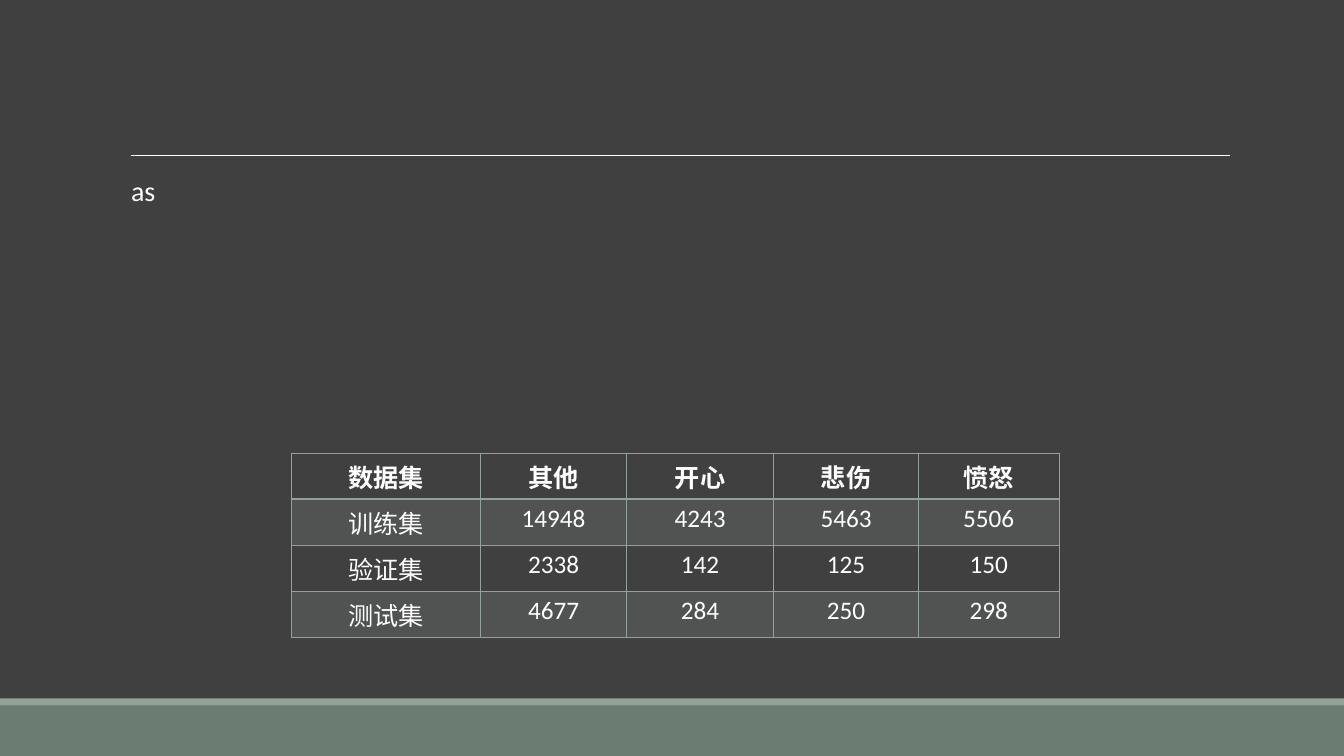
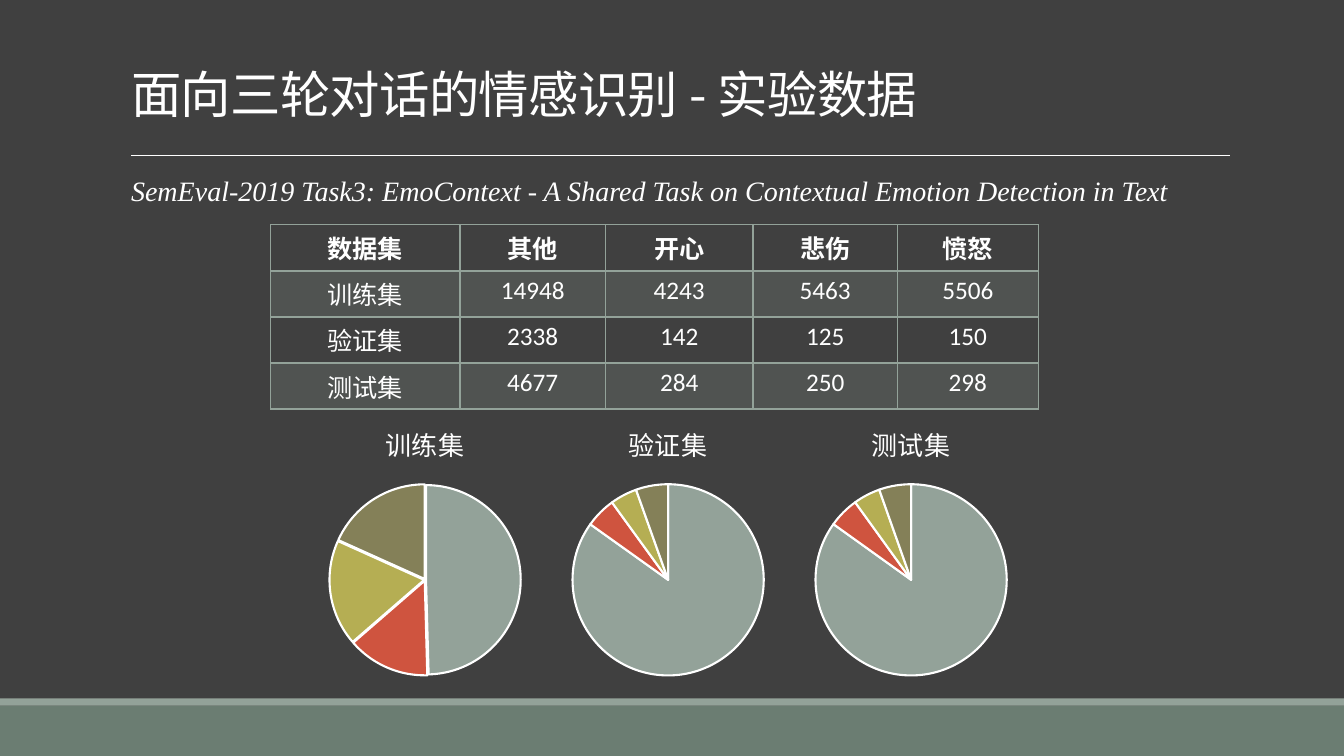
Before and after one commit to liangxh/grad2019, a slide deck: slide 26 of 计研163_梁锡豪_2016211014.pptx (slide 22 before the commit). Drawn at 1344x756 pixels with LibreOffice and Linux fonts; fonts in the diff are those of the drawing. Boxes give left, top, right and bottom in pixels: in the first picture for what was removed or moved away, otherwise in the second. Text is boxed around its words. In the diff, an @@ line names an element or a change of style, - is before the commit and + after.

```diff
--- a/计研163_梁锡豪_2016211014.pptx
+++ b/计研163_梁锡豪_2016211014.pptx
@@ title added at (131, 70, 917, 117), 36 pt, text #FFFFFF @@
+面向三轮对话的情感识别 - 实验数据
@@ text at (131, 181, 1168, 202): text changed; font Calibri to Times New Roman; italic on @@
-  as
+  SemEval-2019 Task3: EmoContext - A Shared Task on Contextual Emotion Detection in Text
@@ table: place and size @@
-table at (291, 454, 1059, 631)
+table at (270, 225, 1037, 403)
@@ pie chart added at (303, 406, 546, 690) @@
+title "训练集 "
+categories: 1, 2, 3, 4
+Series 1: 50, 14, 18, 18
@@ pie chart added at (546, 406, 789, 690) @@
+title "验证集 "
+categories: 1, 2, 3, 4
+Series 1: 85, 5, 5, 5
@@ pie chart added at (789, 406, 1032, 690) @@
+title "测试集 "
+categories: 1, 2, 3, 4
+Series 1: 85, 5, 5, 5
```
Also in this commit, not shown: 15 other slides changed, 3 slides added, 3 slides removed, 7 other files.
